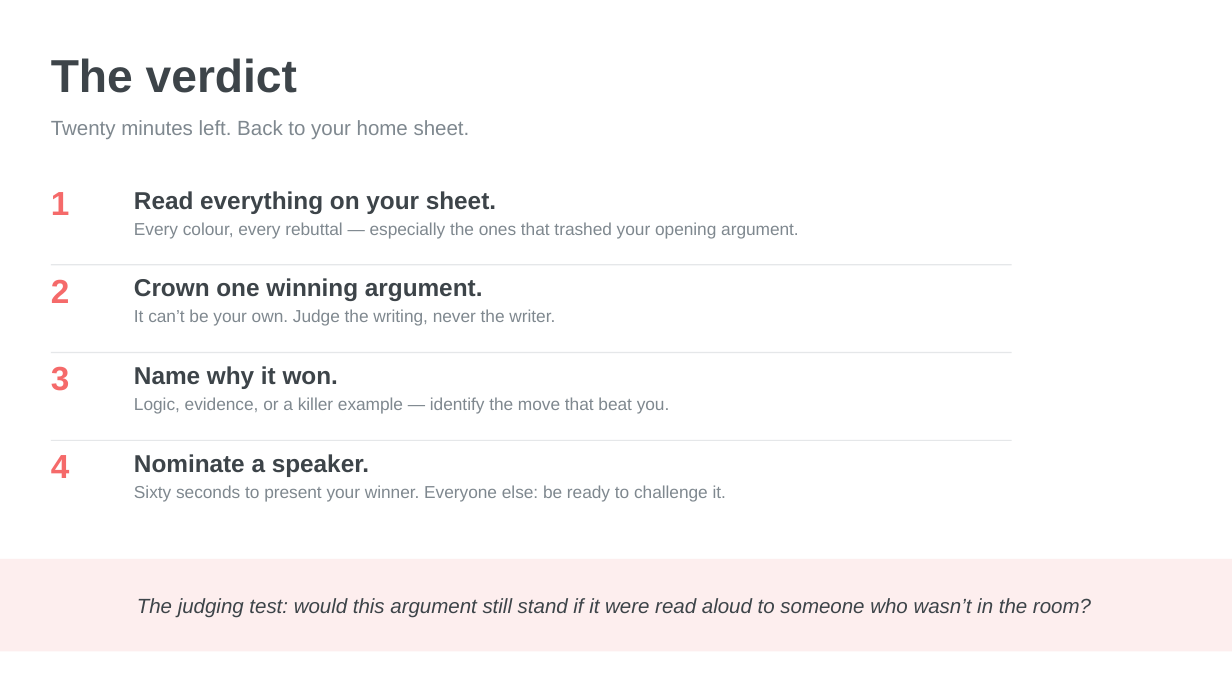
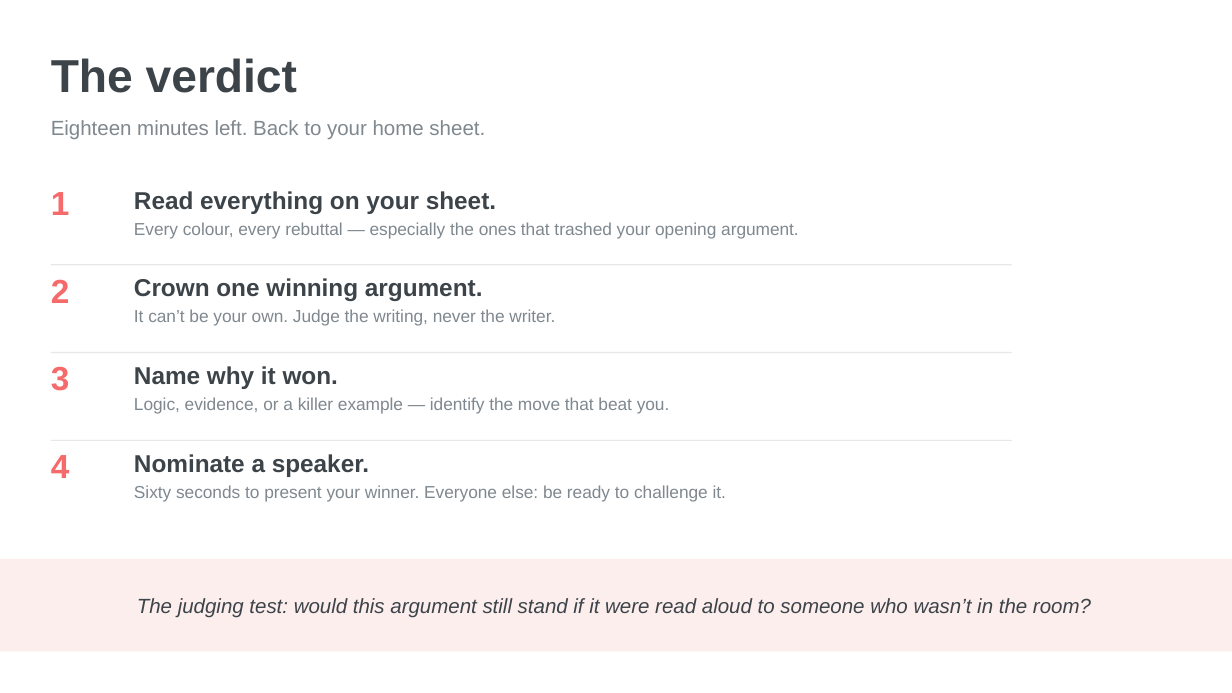
Before and after one commit to dwaugh-edsim/bihi2027, a slide deck: slide 16 of ILT/silent-debate-ilt.pptx. Drawn at 1232x693 pixels with LibreOffice and Linux fonts; fonts in the diff are those of the drawing. Boxes give left, top, right and bottom in pixels: in the first picture for what was removed or moved away, otherwise in the second. Text is boxed around its words. In the diff, an @@ line names an element or a change of style, - is before the commit and + after.

```diff
--- a/ILT/silent-debate-ilt.pptx
+++ b/ILT/silent-debate-ilt.pptx
@@ text at <box>51,120,485,139</box>: text changed @@
-Twenty minutes left. Back to your home sheet.
+Eighteen minutes left. Back to your home sheet.
```
Also in this commit, not shown: 7 other slides changed, 2 other files.
